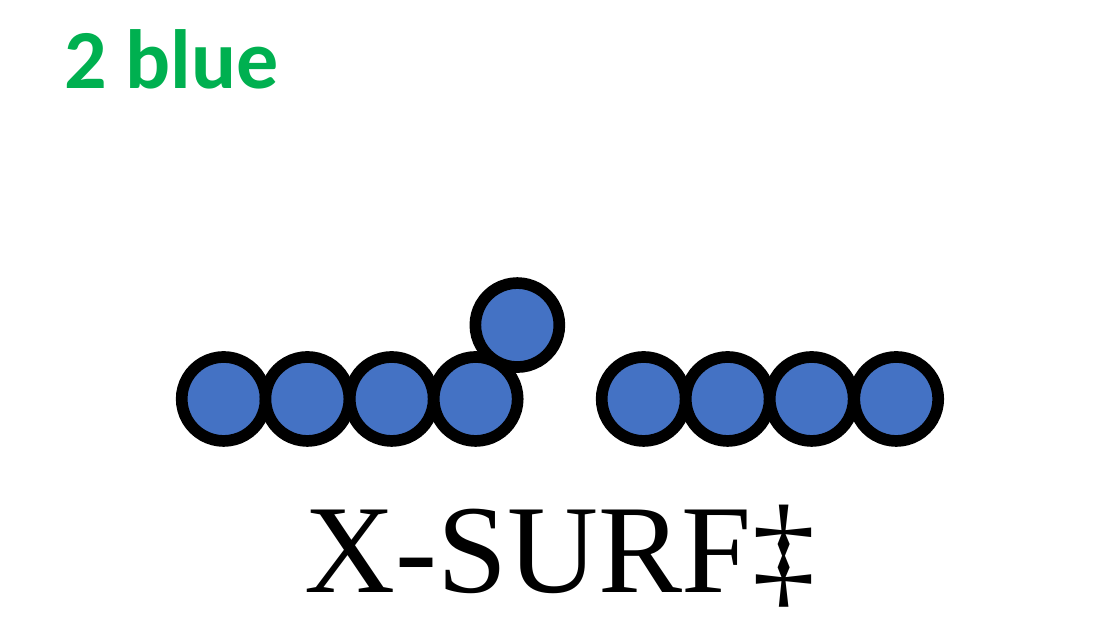
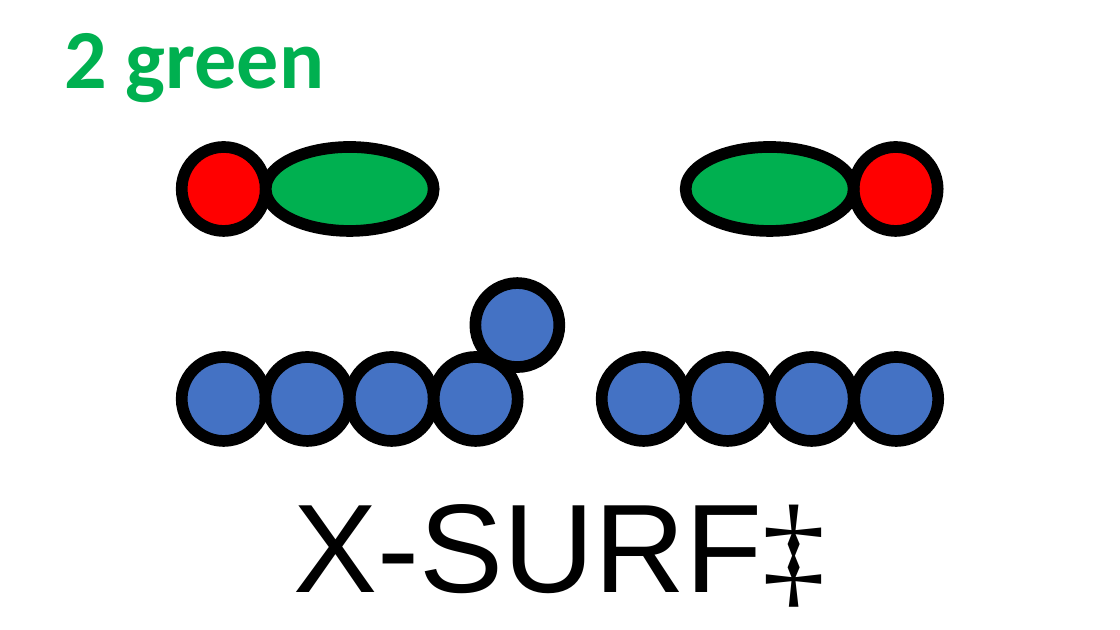
Before and after one commit to rzk1/ullmann, a slide deck: slide 23 of Labels/labels.pptx (slide 19 before the commit). Drawn at 1120x630 pixels with LibreOffice and Linux fonts; fonts in the diff are those of the drawing. Boxes give left, top, right and bottom in pixels: in the first picture for what was removed or moved away, otherwise in the second. Text is boxed around its words. In the diff, an @@ line names an element or a change of style, - is before the commit and + after.

```diff
--- a/Labels/labels.pptx
+++ b/Labels/labels.pptx
@@ text at [64,33,324,103]: text changed @@
-2 blue
+2 green
@@ ellipse added at [181,147,266,231], fill #FF0000, outline #000000 10 pt @@
@@ ellipse added at [266,147,434,231], fill #00B050, outline #000000 10 pt @@
@@ ellipse added at [686,147,854,231], fill #00B050, outline #000000 10 pt @@
@@ ellipse added at [854,147,938,231], fill #FF0000, outline #000000 10 pt @@
@@ text "X-SURF‡": place and size @@
-text "X-SURF‡" at [304,504,815,607]
+text "X-SURF‡" at [294,504,826,607]
@@ text "X-SURF‡" at [294,504,826,607]: font Times New Roman to Arial in "X-SURF‡" @@
```
Also in this commit, not shown: 23 other slides changed, 14 slides added, 45 other files.
